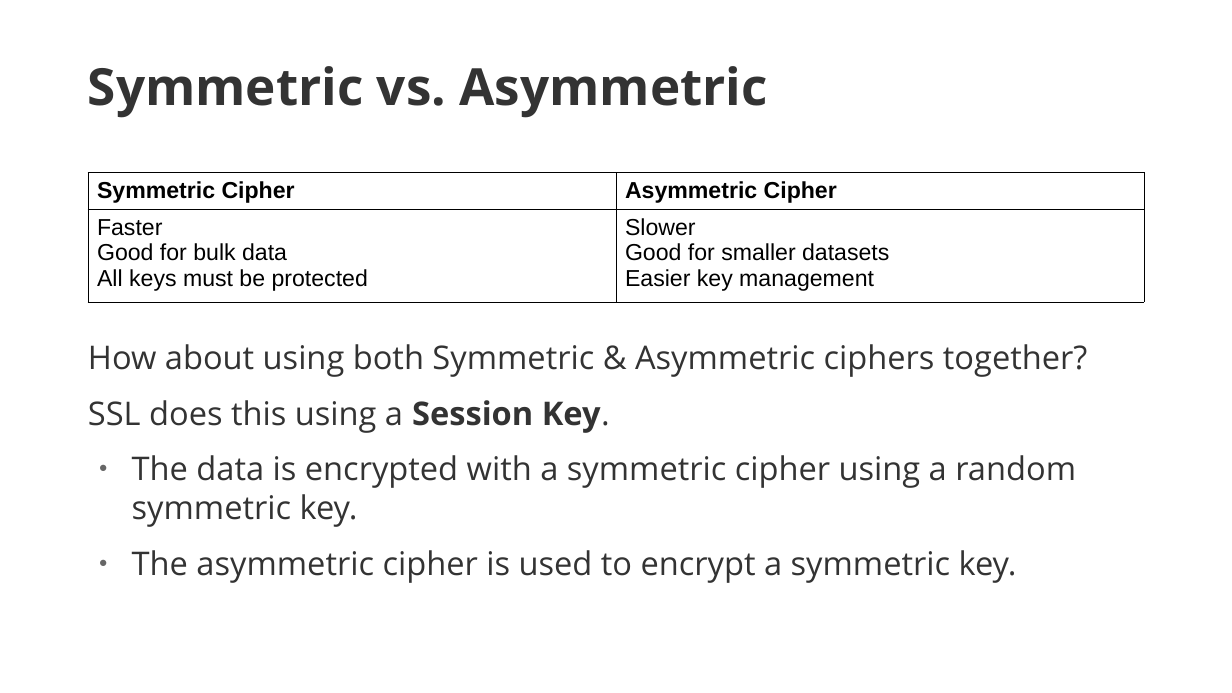
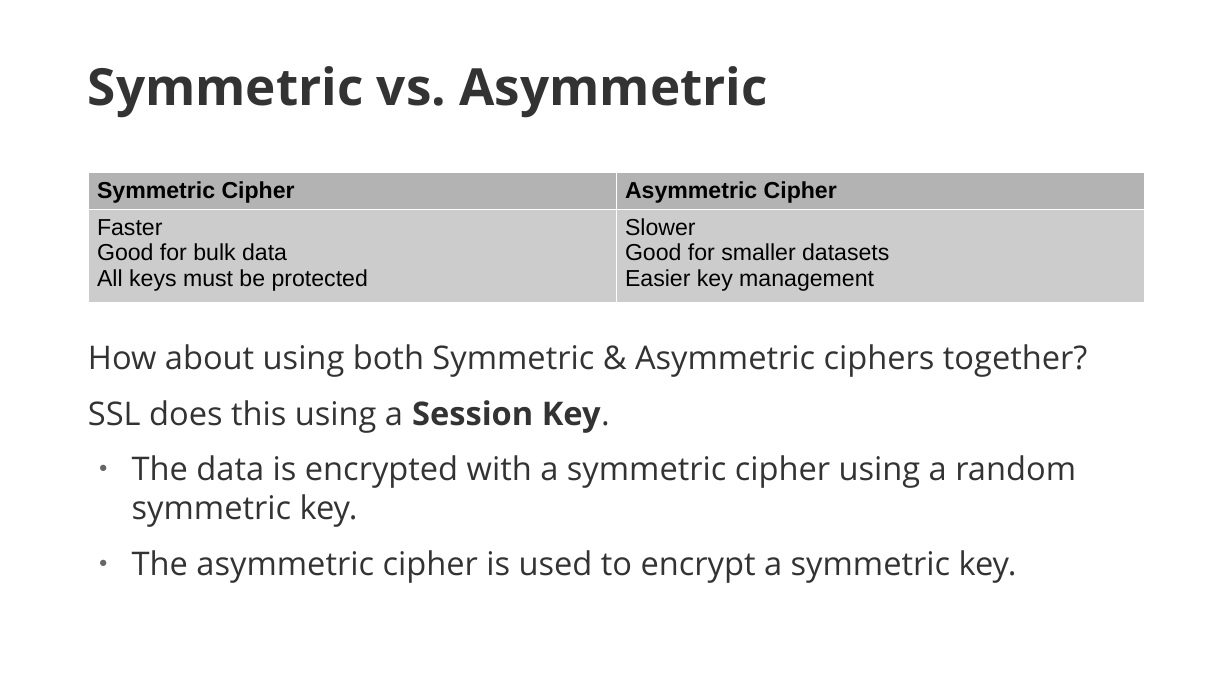
Before and after one commit to krishardy/php-crypto, a slide deck: slide 30 of cryptography.odp. Drawn at 1232x693 pixels with LibreOffice and Linux fonts; fonts in the diff are those of the drawing; background and template pictures are left out. Boxes give left, top, right and bottom in pixels: in the first picture for what was removed or moved away, otherwise in the second. Text is boxed around its words. In the diff, an @@ line names an element or a change of style, - is before the commit and + after.

```diff
--- a/cryptography.odp
+++ b/cryptography.odp
@@ table at (88, 173, 1143, 295) @@
@@ fill none to #B3B3B3 in row 1 @@
@@ fill none to #CCCCCC in row 2 @@
@@ borders changed @@
```
Also in this commit, not shown: 1 other slide changed.
